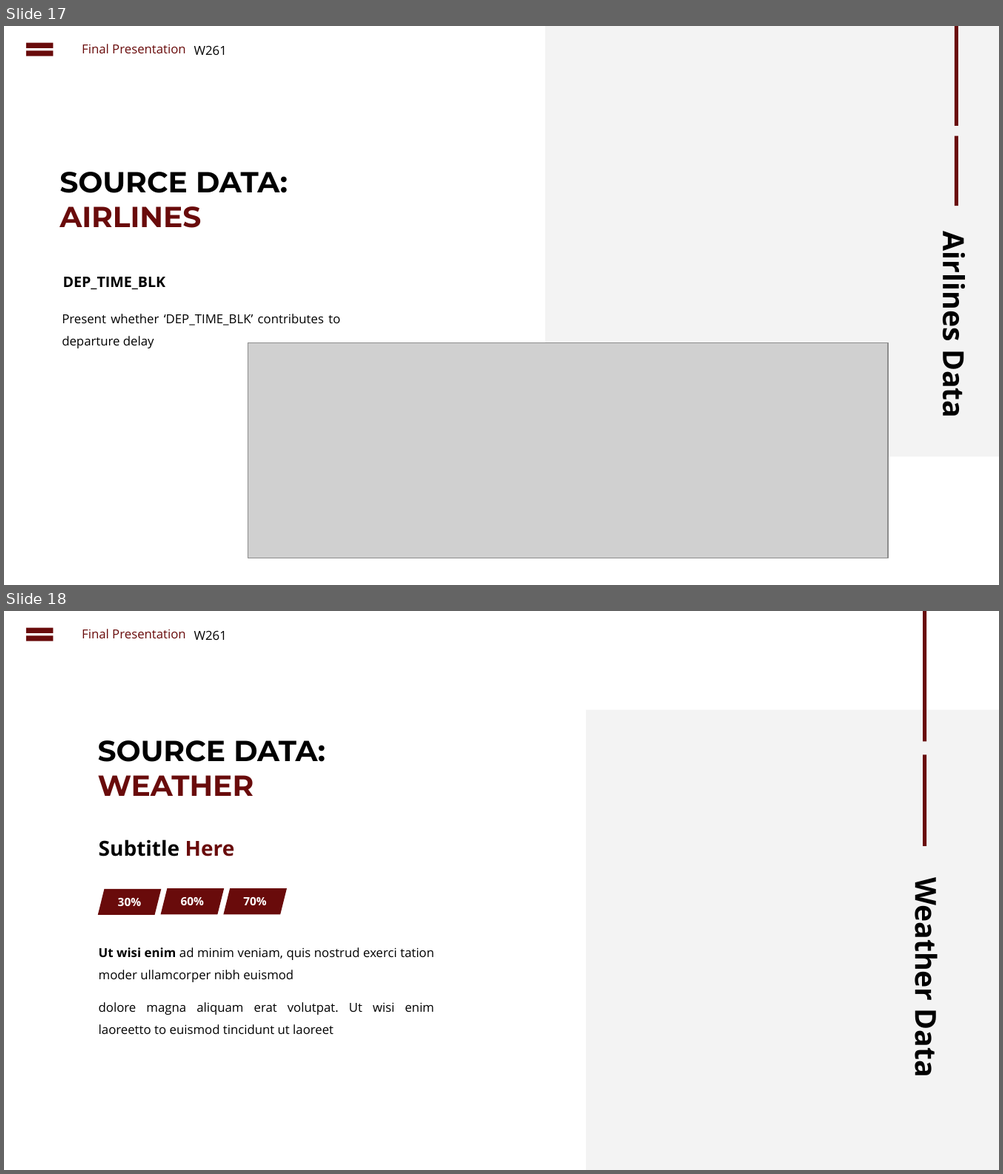
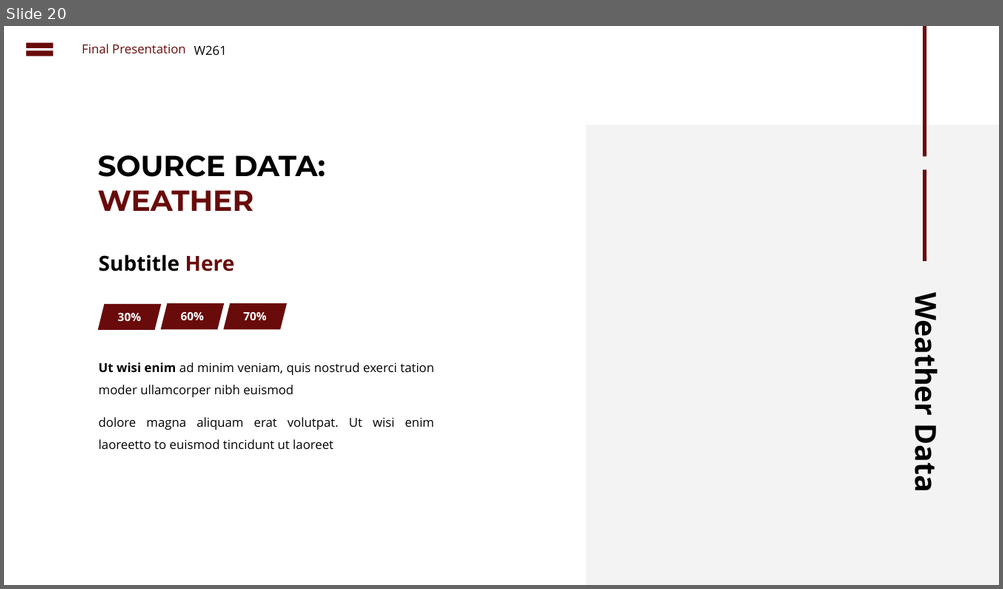
Before and after one commit to cbenge509/flightsontime, a slide deck: presentation/Delayed Flights Prediction - Final.pptx. Shown one above the other, each under a label of ours: slides 17 and 18 before the commit, slide 20 after it. The pictures are 1003x1174 and 1003x589 pixels, drawn with LibreOffice and Linux fonts; fonts in the diff are those of the drawing; grey boxes stand for pictures. Boxes give left, top, right and bottom in pixels: in the first picture for what was removed or moved away, otherwise in the second. Text is boxed around its words. In the diff, an @@ line names an element or a change of style, - is before the commit and + after.

```diff
--- a/presentation/Delayed Flights Prediction - Final.pptx
+++ b/presentation/Delayed Flights Prediction - Final.pptx
@@ slide 17 removed at [4,26,999,585], background #FFFFFF @@
@@ math equal removed at [21,38,58,60] @@
@@ text removed at [82,44,186,53] @@
-Final Presentation
@@ text removed at [194,46,227,55] @@
-W261
@@ rectangle removed at [545,26,999,457] @@
@@ rectangle removed at [955,26,959,126] @@
@@ rectangle removed at [955,136,959,206] @@
@@ text removed at [60,172,287,228] @@
-SOURCE DATA:
-AIRLINES
@@ text removed at [934,242,973,416] @@
-Airlines Data
@@ text removed at [63,277,166,289] @@
-DEP_TIME_BLK
@@ text removed at [62,314,340,349] @@
-Present whether ‘DEP_TIME_BLK’ contributes to departure delay
@@ picture removed at [248,343,888,558] @@
@@ what was slide 18 is now slide 20 @@
```
Also in this commit, not shown: 4 slides changed, 5 slides added, 2 other slides removed.
